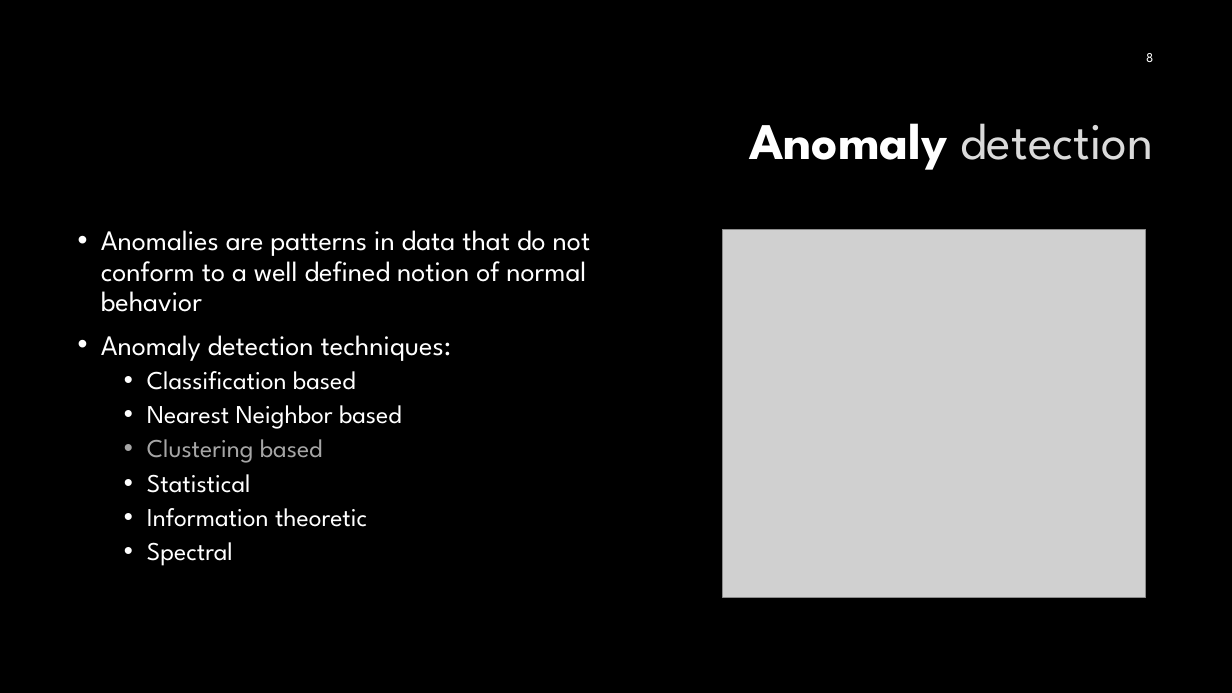
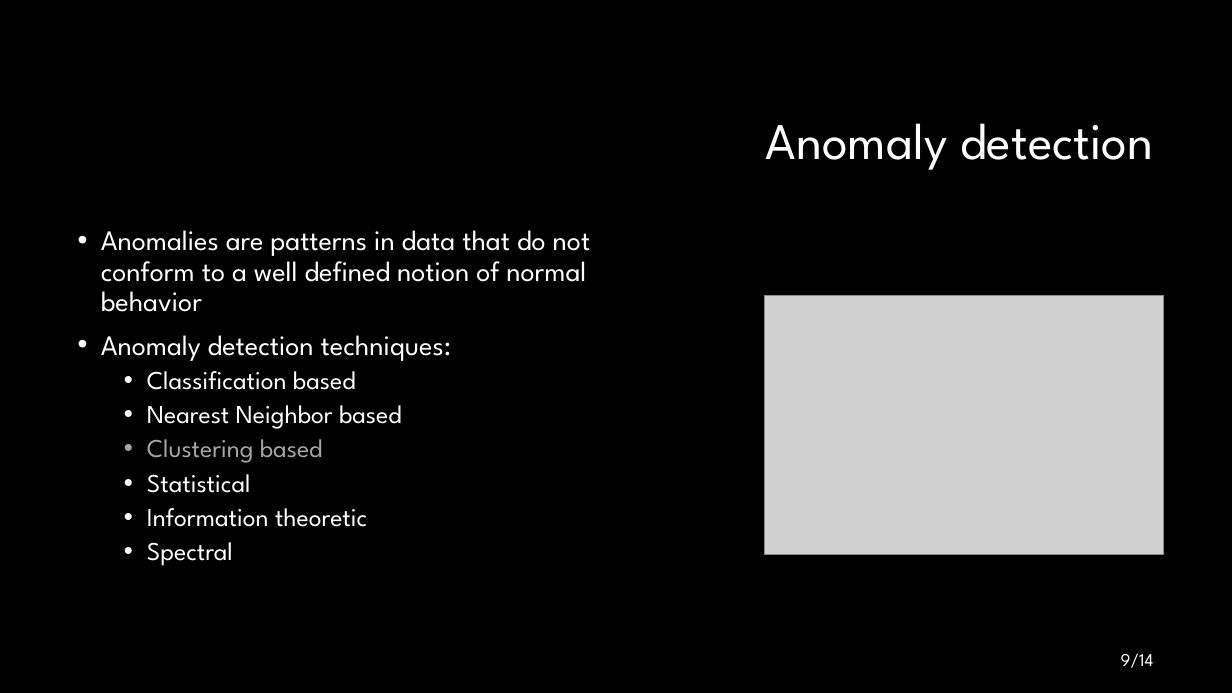
Before and after one commit to mehmedkadric/internship, a slide deck: slide 9 of demoPresentation/DemoPresentation.pptx (slide 8 before the commit). Drawn at 1232x693 pixels with LibreOffice and Linux fonts; fonts in the diff are those of the drawing; grey boxes stand for pictures; background and template pictures are left out. Boxes give left, top, right and bottom in pixels: in the first picture for what was removed or moved away, otherwise in the second. Text is boxed around its words. In the diff, an @@ line names an element or a change of style, - is before the commit and + after.

```diff
--- a/demoPresentation/DemoPresentation.pptx
+++ b/demoPresentation/DemoPresentation.pptx
@@ page number removed at <box>1146,53,1153,62</box> @@
-8
@@ title "Anomaly detection" at <box>766,123,1153,170</box>: text colour pattern #000000 on #FFFFFF to #FFFFFF, bold off in "Anomaly"; text colour #DADADA to #FFFFFF in "detection" @@
@@ picture: place and size @@
-picture at <box>723,230,1145,598</box>
+picture at <box>764,296,1164,555</box>
@@ text added at <box>1121,653,1154,668</box>, 14 pt, text #FFFFFF @@
+9/14
```
Also in this commit, not shown: 12 other slides changed, 1 slide added, 1 slide removed, 2 other files.
